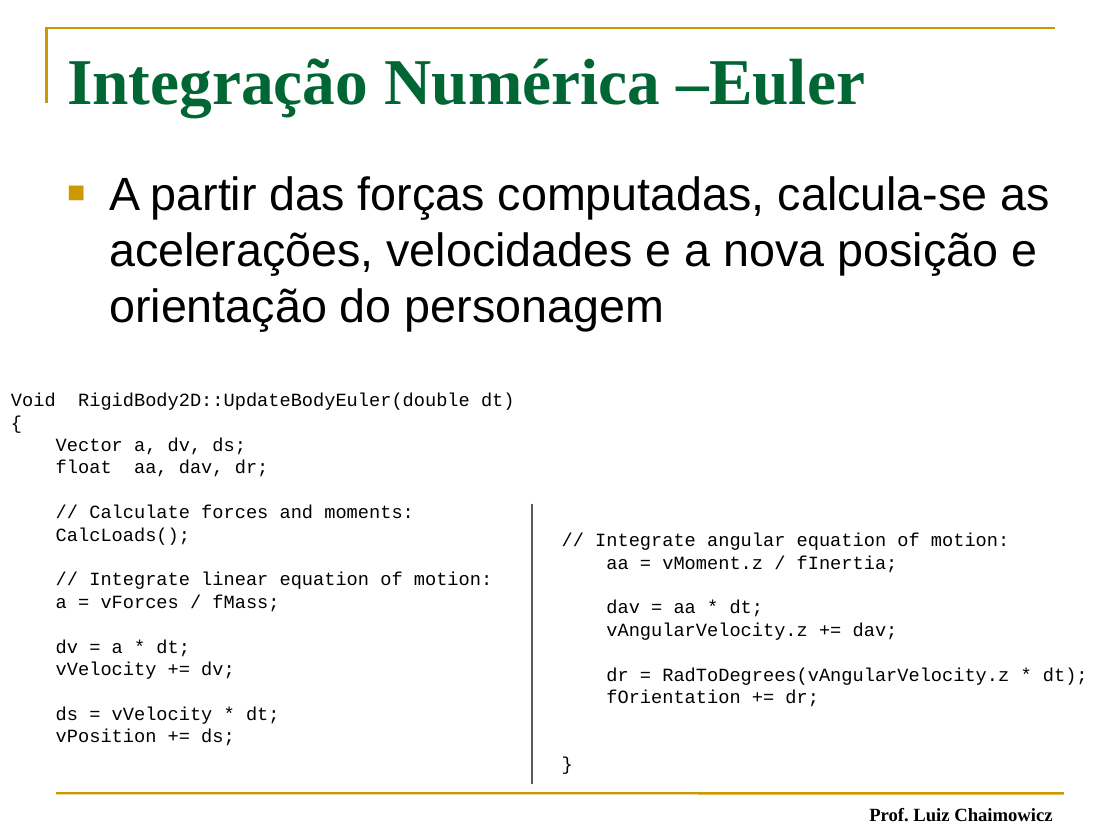
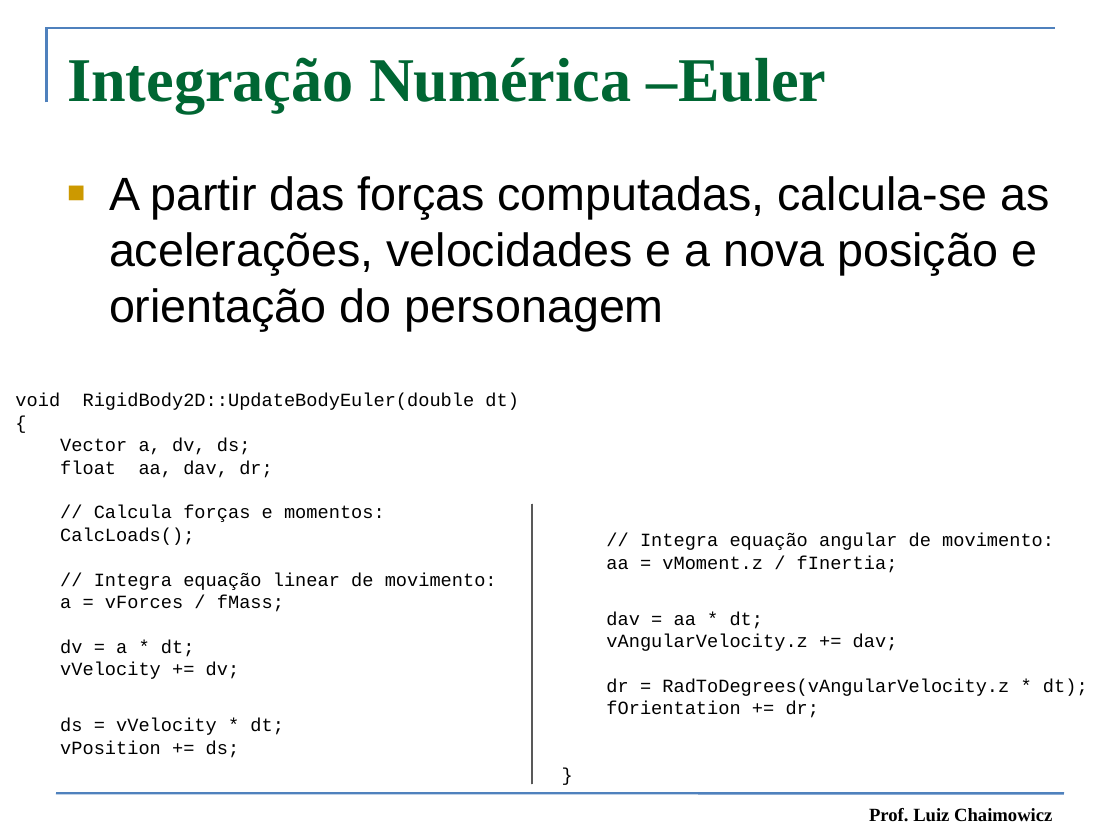
Before and after one commit to fegemo/cefet-games, a slide deck: slide 12 of attachments/IA 03 - Movimentação Simples.pptx. Drawn at 1120x840 pixels with LibreOffice and Linux fonts; fonts in the diff are those of the drawing. Boxes give left, top, right and bottom in pixels: in the first picture for what was removed or moved away, otherwise in the second. Text is boxed around its words. In the diff, an @@ line names an element or a change of style, - is before the commit and + after.

```diff
--- a/attachments/IA 03 - Movimentação Simples.pptx
+++ b/attachments/IA 03 - Movimentação Simples.pptx
@@ freeform shape at [47, 28, 1055, 103]: outline #CC9900 1.5 pt to #4F81BD 1.5 pt @@
@@ text "Integração Numérica –Euler" at [67, 57, 826, 113]: size 42 to 40 pt @@
@@ text at [15, 393, 519, 410]: text changed @@
-Void RigidBody2D::UpdateBodyEuler(double dt)
+void RigidBody2D::UpdateBodyEuler(double dt)
@@ text at [94, 505, 385, 522]: text changed @@
-// Calculate forces and moments:
+// Calcula forças e momentos:
@@ text at [640, 533, 1054, 550]: text changed @@
-// Integrate angular equation of motion:
+// Integra equação angular de movimento:
@@ text at [94, 572, 497, 590]: text changed @@
-// Integrate linear equation of motion:
+// Integra equação linear de movimento:
@@ line (56, 793) - (1064, 793): stroke #CC9900 1.5 pt to #4F81BD 1.5 pt @@
```
Also in this commit, not shown: 43 other slides changed, 42 slides removed, 2 other files.
